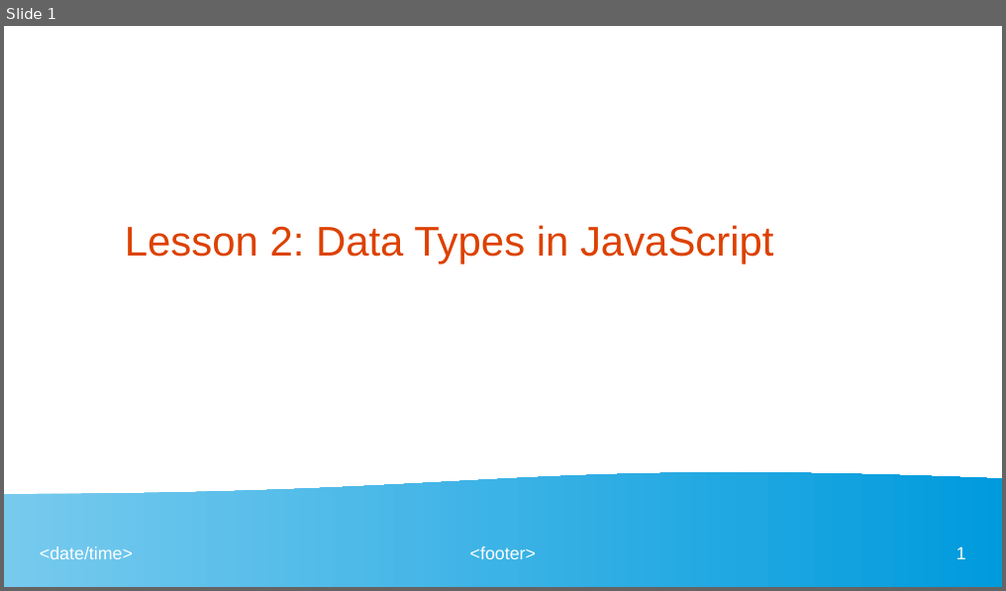
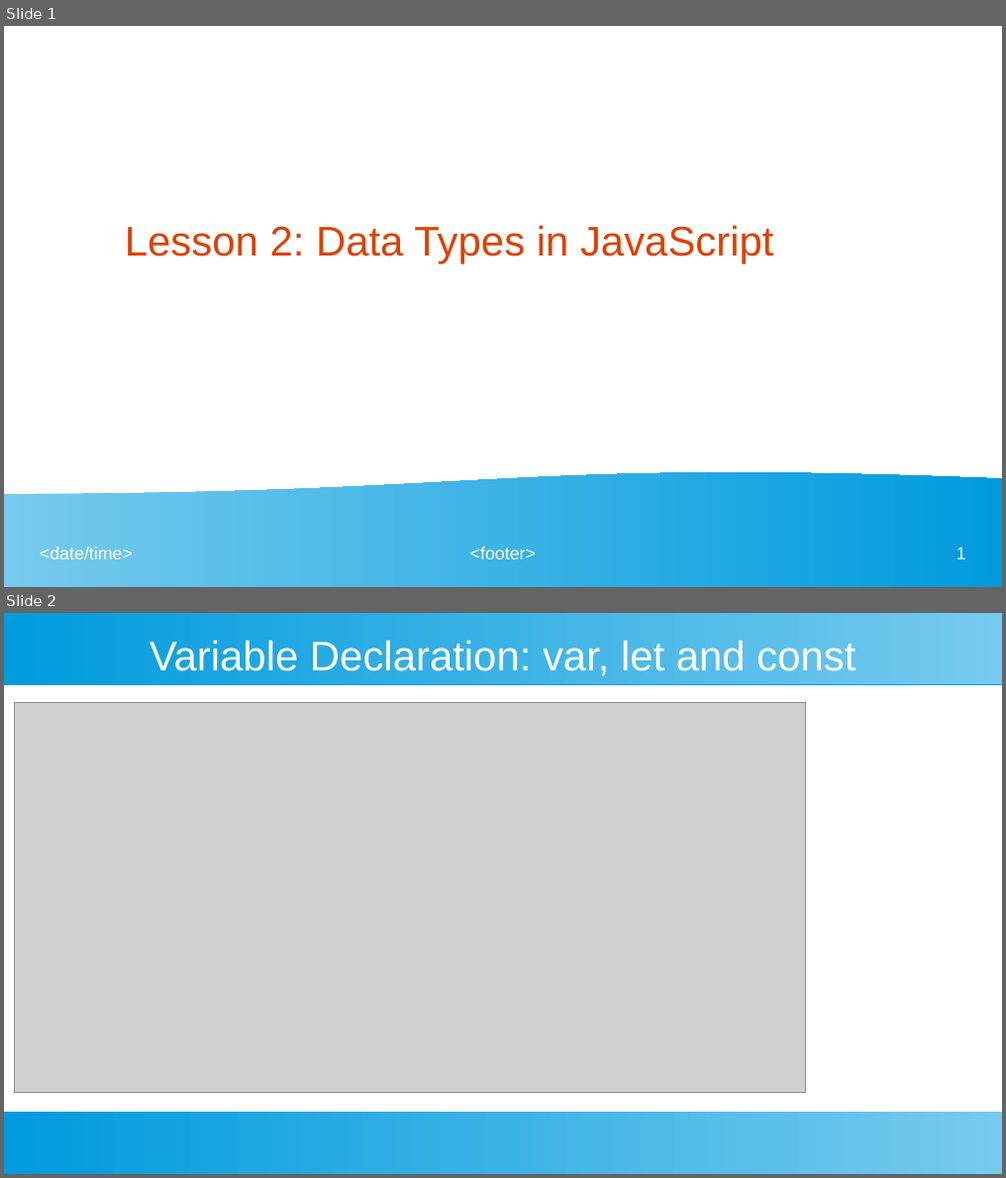
Before and after one commit to ashishjain1547/public_lessons_in_javascript, a slide deck: 2_Data Types in JavaScript/presentation.odp. Shown one above the other, each under a label of ours: slide 1 before the commit, slides 1 and 2 after it. The pictures are 1006x591 and 1006x1178 pixels, drawn with LibreOffice and Linux fonts; fonts in the diff are those of the drawing; grey boxes stand for pictures. Boxes give left, top, right and bottom in pixels: in the first picture for what was removed or moved away, otherwise in the second. Text is boxed around its words. In the diff, an @@ line names an element or a change of style, - is before the commit and + after.

```diff
--- a/2_Data Types in JavaScript/presentation.odp
+++ b/2_Data Types in JavaScript/presentation.odp
@@ slide 2 added at box(4, 613, 1002, 1174), background #FFFFFF @@
@@ rectangle added at box(4, 613, 1002, 684), fill gradient #77CAEE to #75C9EE to #73C9ED to #71C8ED to #6FC7ED to #6EC6ED @@
@@ title added at box(150, 640, 855, 676), 33 pt, text #FFFFFF @@
+Variable Declaration: var, let and const
@@ picture added at box(15, 702, 806, 1092) @@
@@ rectangle added at box(4, 1112, 1002, 1174), fill gradient #77CAEE to #75C9EE to #73C9ED to #71C8ED to #6FC7ED to #6EC6ED @@
```
Also in this commit, not shown: 4 slides changed, 6 other files.
